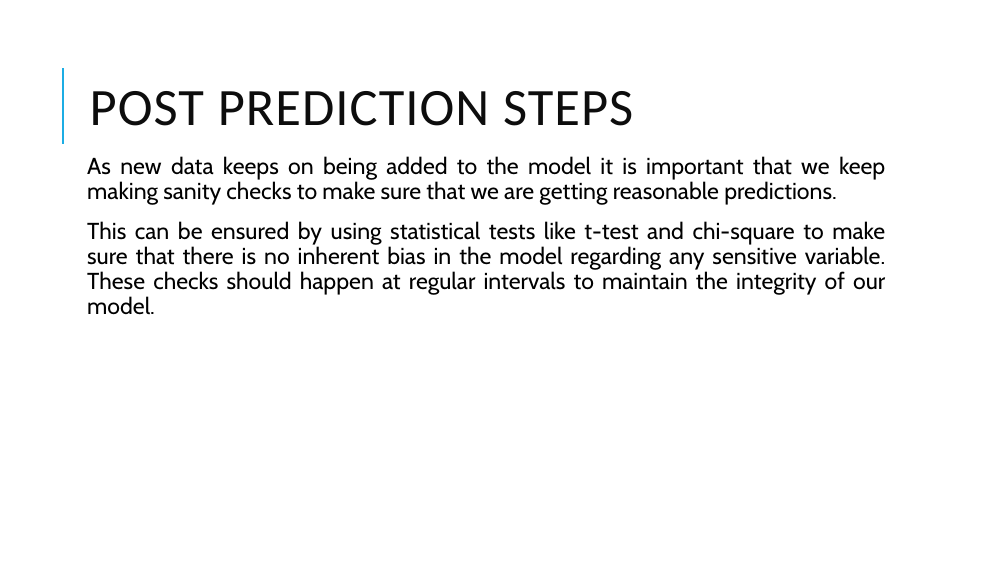
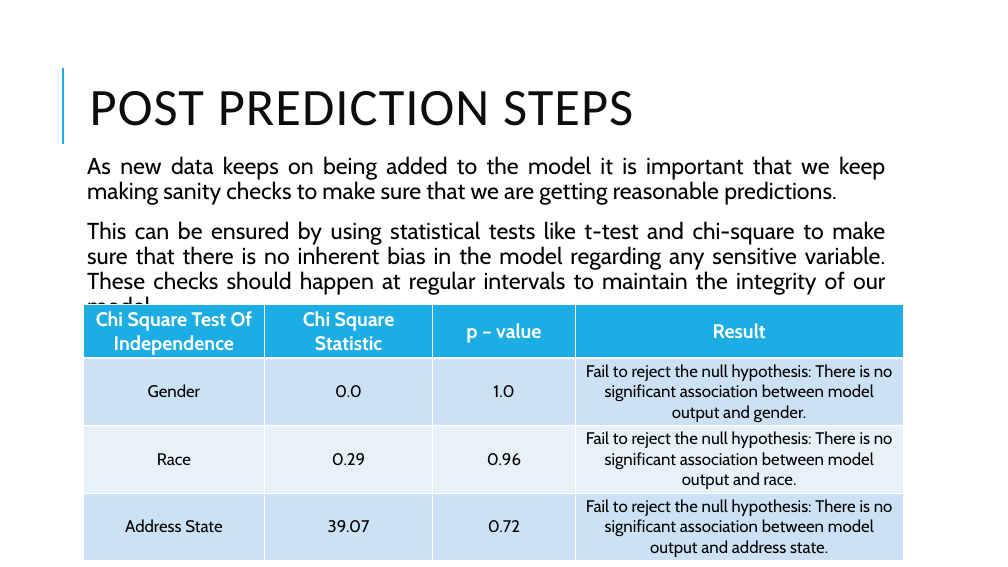
Before and after one commit to unnati026/JPMC-Case-Study, a slide deck: slide 6 of JPMC CCB Risk Modelling Case Study.pptx. Drawn at 1008x567 pixels with LibreOffice and Linux fonts; fonts in the diff are those of the drawing. Boxes give left, top, right and bottom in pixels: in the first picture for what was removed or moved away, otherwise in the second. Text is boxed around its words. In the diff, an @@ line names an element or a change of style, - is before the commit and + after.

```diff
--- a/JPMC CCB Risk Modelling Case Study.pptx
+++ b/JPMC CCB Risk Modelling Case Study.pptx
@@ table added at [83,304,903,561], 4 rows, 4 columns @@
+Chi Square Test Of Independence | Chi Square Statistic | p – value | Result
+Gender | 0.0 | 1.0 | Fail to reject the null hypothesis: There is no significant association between model output and gender.
+Race | 0.29 | 0.96 | Fail to reject the null hypothesis: There is no significant association between model output and race.
+Address State | 39.07 | 0.72 | Fail to reject the null hypothesis: There is no significant association between model output and address state.
```
